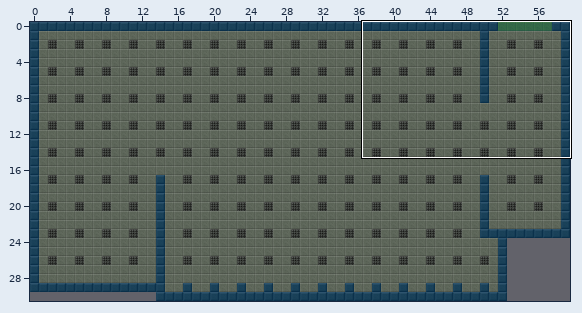
Two versions of a level (Tiled map, public/maps/campaign_01_room_001.tmx). The first picture is a wide view before the edit; the outline marks the close-up.
Close-up. Before the edit:
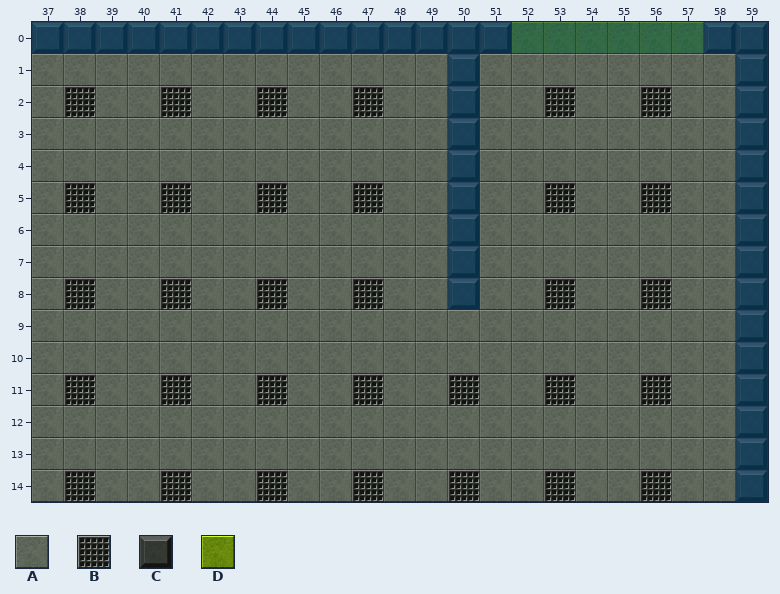
Cells are 32x32 px. Shown: x 37..59, y 0..14.
Key: from "floor": A 0, B 6, C 19, D 70.
_ is an empty cell.
Layers that did not change in this view are not listed.
Layer "terrain" before, first column x 37:
 0 CCCCCCCCCCCCCCCDDDDDDCC
 1 AAAAAAAAAAAAACAAAAAAAAC
 2 ABAABAABAABAACAABAABAAC
 3 AAAAAAAAAAAAACAAAAAAAAC
 4 AAAAAAAAAAAAACAAAAAAAAC
 5 ABAABAABAABAACAABAABAAC
 6 AAAAAAAAAAAAACAAAAAAAAC
 7 AAAAAAAAAAAAACAAAAAAAAC
 8 ABAABAABAABAACAABAABAAC
 9 AAAAAAAAAAAAAAAAAAAAAAC
10 AAAAAAAAAAAAAAAAAAAAAAC
11 ABAABAABAABAABAABAABAAC
12 AAAAAAAAAAAAAAAAAAAAAAC
13 AAAAAAAAAAAAAAAAAAAAAAC
14 ABAABAABAABAABAABAABAAC
The same view after the edit:
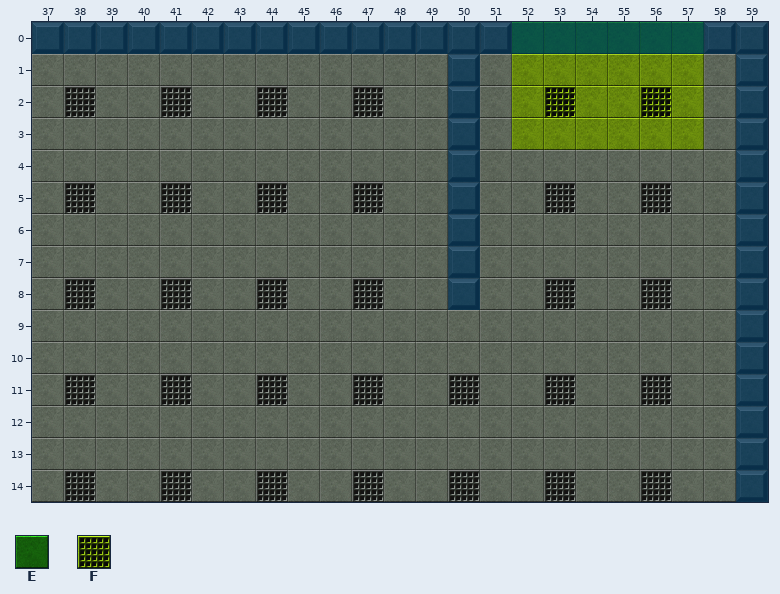
Further tiles: from "floor": E 56, F 76.
Edits made:
Layer "terrain":
y 0: x 52..57 DDDDDD -> EEEEEE
y 1: x 52..57 AAAAAA -> DDDDDD
y 2: x 52..57 ABAABA -> DFDDFD
y 3: x 52..57 AAAAAA -> DDDDDD
Pixel boxes of the changes (left, top, right, bottom) in both close-ups:
changed: (512, 22, 704, 150)
